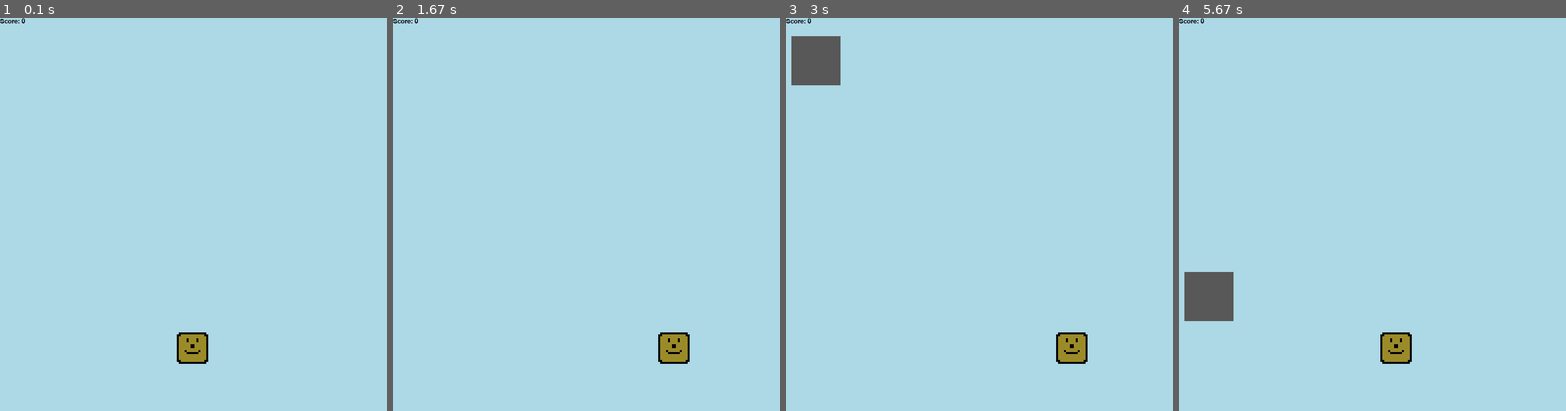
Above: before the commit, frames 1-4 (left to right).
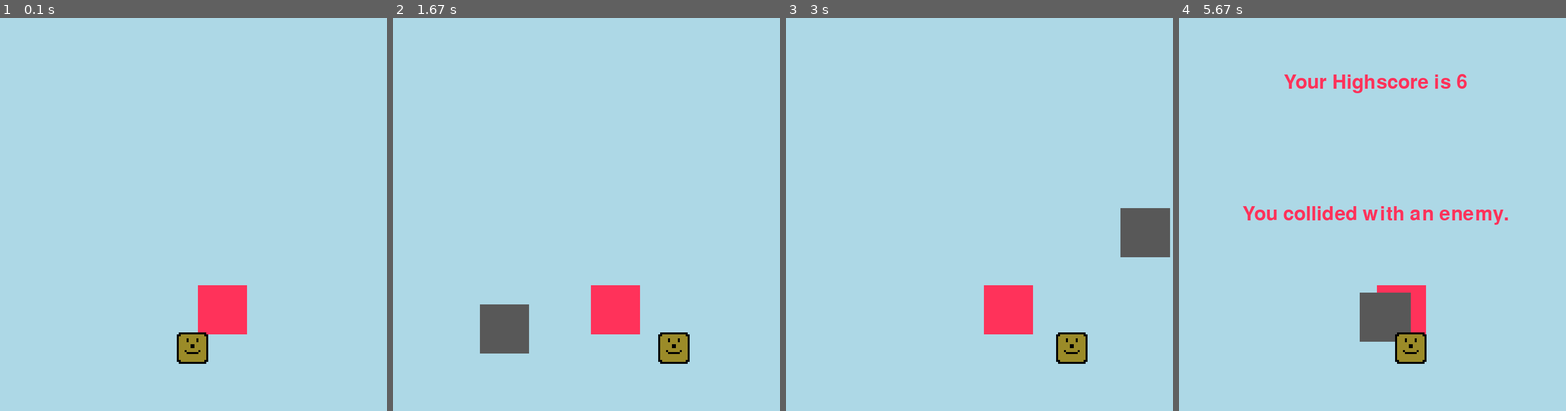
Above: after the commit, the same moments.

Repository: Hummenix/somePygame
Game: pygame game, started from game.py
Same seed, same stepped clock (60 frames per second), same inputs: the game is played once before the commit and once after it.
Inputs:
- Up to frame 1 (0.1 s): no input
- Up to frame 2 (1.67 s): hold Right 0.33-0.8 s; hold Right 0.83-1.3 s; hold Left from 1.33 s (still down)
- Up to frame 3 (3 s): release Left at 1.87 s; hold Left 1.9-2.3 s; hold Right 2.33-2.97 s
- Up to frame 4 (5.67 s): hold Left 3-3.47 s; hold Right 3.5-3.97 s; hold Right 4-4.47 s; hold Left 4.5-5.03 s; hold Left 5.07-5.47 s

The runs differ from the first frame. In frame 1, 1.6% of the frame differs, in the area x 0-64%, y 0-81%; in frame 2, 3.2%; in frame 3, 4.8%; in frame 4, 6.3%, in the area x 0-86%, y 0-88%.

Commit message:
Fixed issue #1 "Collision with enemies happens too early"

Diff:
--- a/game.py
+++ b/game.py
@@ -26,6 +26,10 @@
 
 def enemy(enemy_x, enemy_y, enemy_width, enemy_height, enemy_color):
     pygame.draw.rect(gameDisplay, enemy_color, [enemy_x, enemy_y, enemy_width, enemy_height])
+
+
+def test(test_x, test_y, test_width, test_height, test_color):
+    pygame.draw.rect(gameDisplay, test_color, [test_x, test_y, test_width, test_height])
 
 
 def player(x, y):
@@ -69,14 +73,13 @@
     x = (display_width * 0.45)
     y = (display_height * 0.8)
     x_change = 0
-
     enemy_start_x = random.randrange(0, display_width)  # -enemy_width)
     enemy_start_y = -500
-    enemy_speed = 3
+    enemy_speed = 20
     enemy_width = 100
     enemy_height = 100
     score = 0
-
+    scoreCounter(score)
     gameExit = False
 
     while not gameExit:
@@ -101,14 +104,12 @@
         # change horizontal position
         x += x_change
         gameDisplay.fill(project_colors.light_blue)
-
+        #def test(test_x, test_y, test_width, test_height, test_color):
+        test(403, 544, 100, 100, project_colors.pink)
         # enemy(enemy_x, enemy_y, enemy_width, enemy_height, enemy_color)
+        enemy_start_y += enemy_speed
         enemy(enemy_start_x, enemy_start_y, enemy_width, enemy_height, project_colors.light_gray)
-        enemy_start_y += enemy_speed
         player(x, y)
-        # TODO: optimize performance (don't call scoreCounter() on every frame)
-        scoreCounter(score)
-
 
         # if player is at border
         if x > display_width - player_width or x < 0:
@@ -117,17 +118,25 @@
         if enemy_start_y > display_height:
             enemy_start_y = 0 - enemy_height
             enemy_start_x = random.randrange(0, display_width-int(enemy_width))
-            # TODO: implement proper score functionality
             score += 1
+            scoreCounter(score)
             print(score)
             enemy_speed += 0.1
             enemy_width += (score * 0.2)
+
+
 
         # TODO: find out why it collides with about 4px of space left and fix
         if y < enemy_start_y + enemy_height and y + player_height > enemy_start_y:
             # print("y-coordinate crossover")
             # below if statement can be simplified bot this way it's more descriptive
             if x > enemy_start_x and x < enemy_start_x + enemy_width or x + player_width > enemy_start_x and x + player_width < enemy_start_x + enemy_width:
+                pygame.display.update()
+                print("Enemy hit \nPlayer position: " + str(x) + " to " + str(x + player_width) + " at height " + str(y)
+                      + "\nEnemy position: " + str(enemy_start_x) + " to " + str(enemy_start_x + enemy_width) + " at height " + str(enemy_start_y))
+
+
+
                 # print("collision")
                 returnHighScore(score)
                 collidedWithEnemy()
